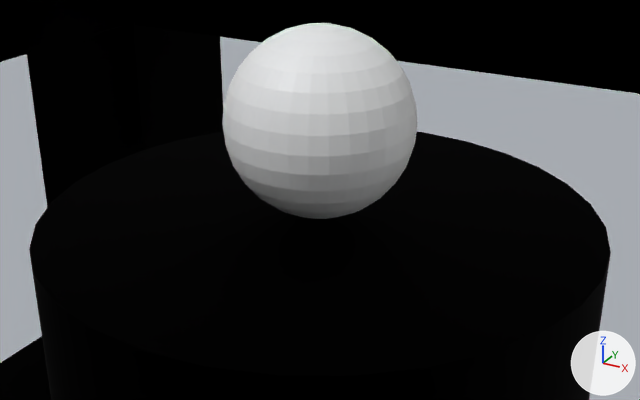
The glTF model PackageSources/Scenery/airport-lmml-malta/modelLibrary/LightPoleApron9Small/Apron9SmallLightPole.gltf as it was, and as the next commit left it.
One viewpoint serves both versions: a 50 mm camera at (0.42, -0.763, 16.399) aimed at (0.016, -0.028, 16.032). The axes (+X, +Y, +Z) are drawn at lower right. The lights are the same throughout. Where no turn or scale is listed for an object, it has been applied to the vertices.
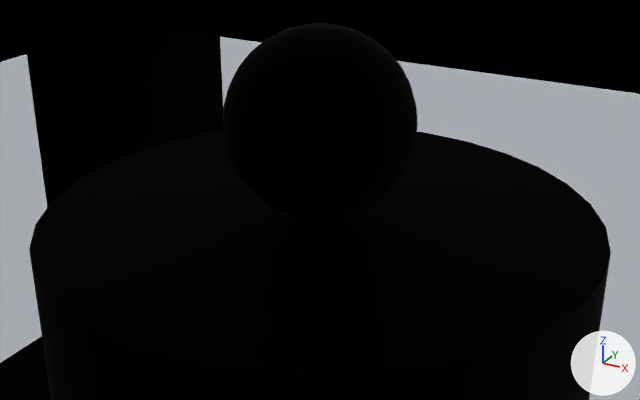
Commit message: changed material

What differs and where, as boxes (x1, y1, x2, y2) in the pictures (640 x 400 px):
'Sphere', recoloured (white to black)
    both: (222, 23, 418, 219)

The edits, one by one:
Material 'Material.009' (mat_material_009) is new.
Its base color is (0.0, 0.0, 0.0) (black #000000).
Its metallic is 1.0.
Its roughness is 1.0.
me_sphere has 482 vertices, 960 faces and spans x -1.0..1.0, y -1.0..1.0, z -1.0..1.0.
me_sphere now uses material mat_material_009 (black #000000).
